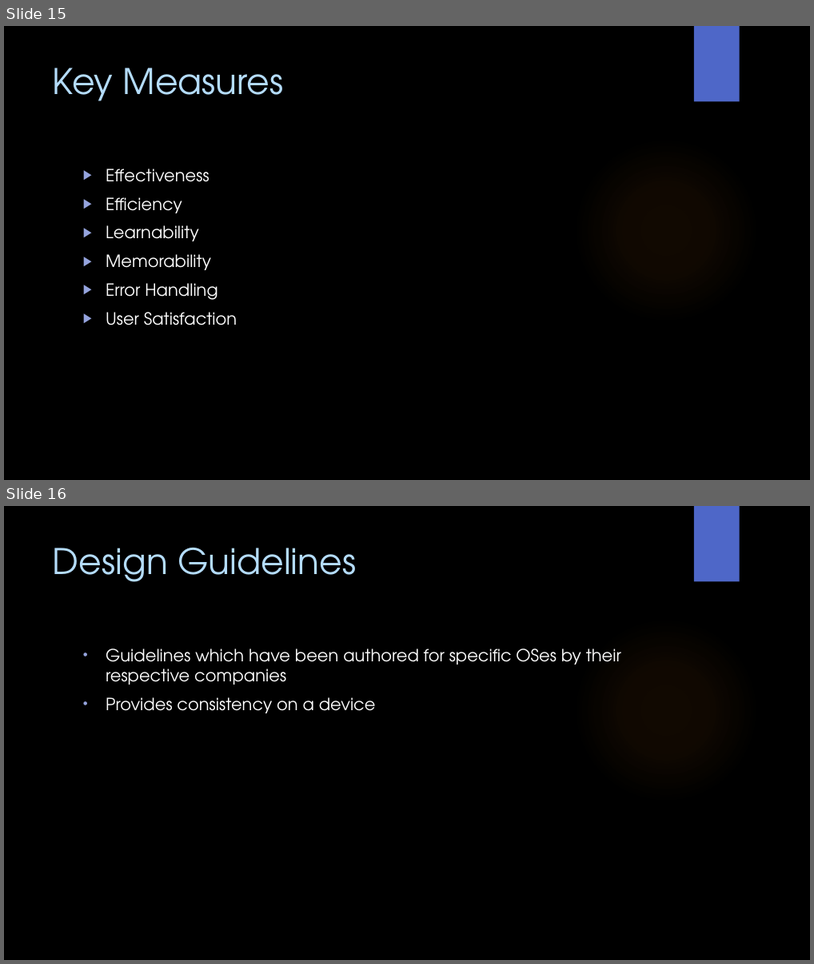
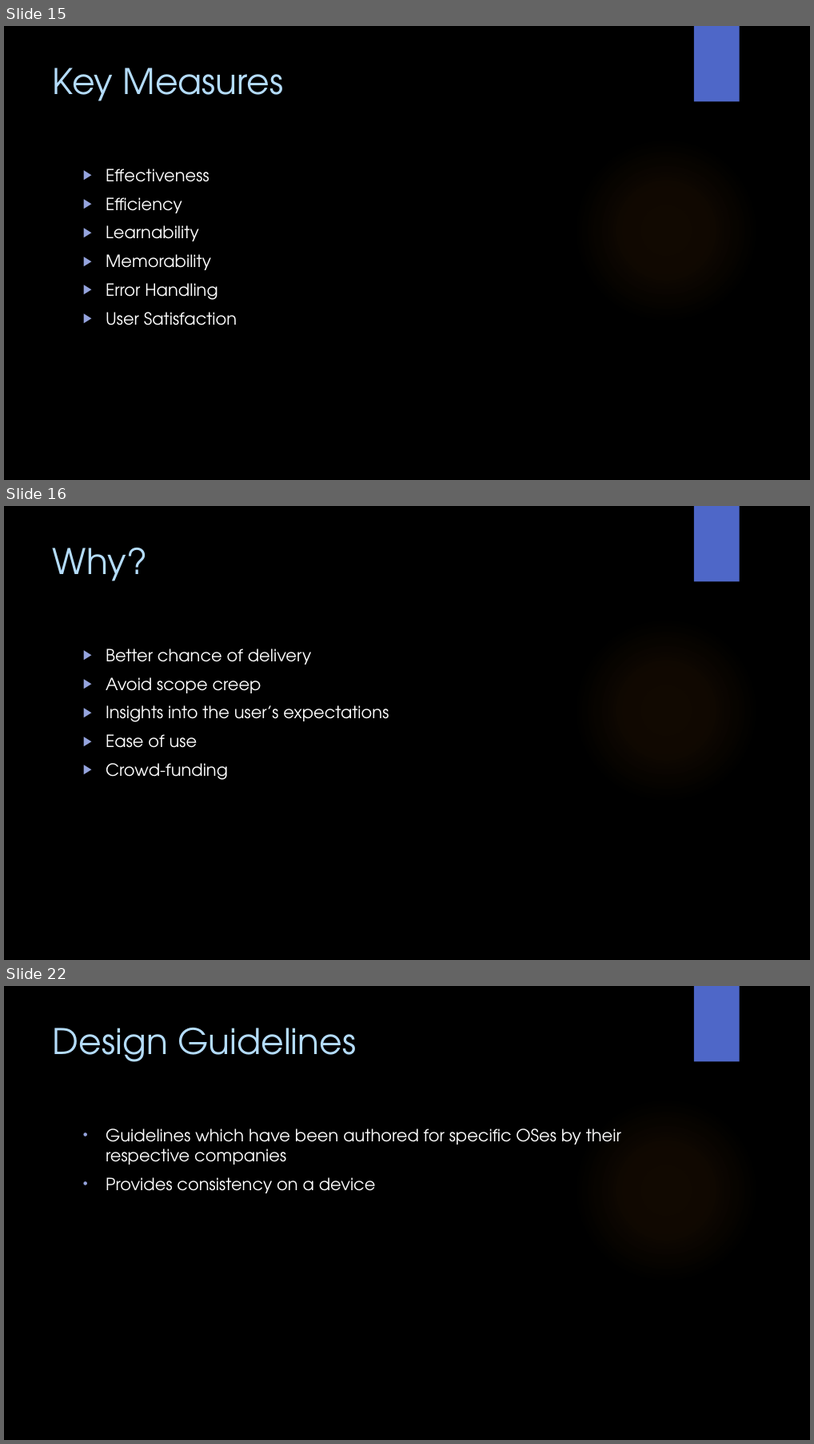
Before and after one commit to WitsSoftDev/SoftDev2016, a slide deck: Session 5/Softdev Session 5 2016.pptx. Shown one above the other, each under a label of ours: slides 15 and 16 before the commit, slides 15, 16 and 22 after it; the slides between them are not shown. The pictures are 814x964 and 814x1444 pixels, drawn with LibreOffice and Linux fonts; fonts in the diff are those of the drawing; background and template pictures are left out. Boxes give left, top, right and bottom in pixels: in the first picture for what was removed or moved away, otherwise in the second. Text is boxed around its words. In the diff, an @@ line names an element or a change of style, - is before the commit and + after.

```diff
--- a/Session 5/Softdev Session 5 2016.pptx
+++ b/Session 5/Softdev Session 5 2016.pptx
@@ slide 16 added at (4, 506, 810, 960), background picture (left out); not listed: 2 template elements that a slide beside it also shows @@
@@ title added at (53, 548, 147, 581), 42 pt, text #B4DCFA @@
+Why?
@@ text added at (106, 648, 389, 780), 20 pt, text #FFFFFF @@
+▶ Better chance of delivery
+▶ Avoid scope creep
+▶ Insights into the user’s expectations
+▶ Ease of use
+▶ Crowd-funding
@@ what was slide 16 is now slide 22 @@
```
Also in this commit, not shown: 5 other slides added.
